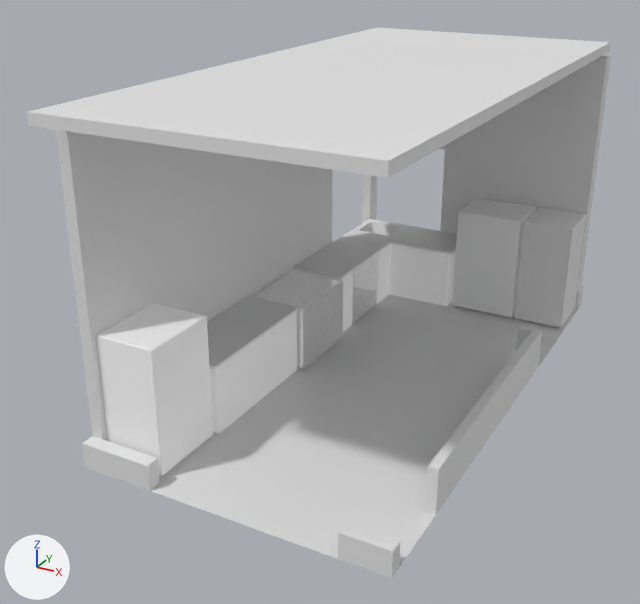
Two versions of the Blender file kitchen09.blend, one commit apart.
Rendered twice from a 50 mm lens placed at (11.8, -25.4, 15.1), pointed at (-1.2, -1.7, 3.3). Every picture has the same lights, and +X, +Y and +Z are marked at lower left.

Names of what the first picture shows: 'Backshelf', 'Cabinet 1', 'Ceiling', 'Counter1', 'Counter2', 'Dishwasher', 'Range', 'Refrigerator', 'Shelves', 'Sink Cabinets', 'Walls'.
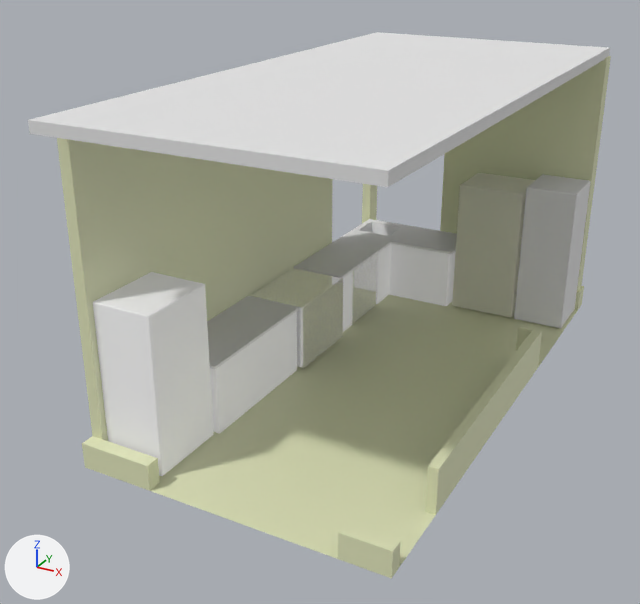
Diff of the bpy script that builds the scene:
```diff
--- a/kitchen09.blend.py
+++ b/kitchen09.blend.py
@@ mat_walls @@
+mat_walls = principled_material('walls')
+mat_walls.base_color = (0.77, 0.8, 0.511)  # yellow #e3e7bd
@@ me_plane @@
 me_plane.from_pydata(...)  # 136 vertices, 149 faces, 3 loose edges; spans x -5.0..5.0, y -7.3..7.8, z 0.0..10.2
-me_plane.materials.append(mat_material_002)  # white #e7e7e7
+me_plane.materials.append(mat_walls)  # yellow #e3e7bd
@@ me_cube_004 @@
 me_cube_004.from_pydata(...)  # 8 vertices, 6 faces; spans x -1.0..1.0, y -1.0..1.0, z -0.93..3.18
 # used by ob_cabinet_1; location = (-3.6, -7.35, 1.0); scale = (1.0, 1.3, 1.0)
+# me_cube_004 part 1: the whole mesh is scaled about its middle by (1, 1.3, 1.25), then moved by (-3.6, -7.35, 1.37)
 me_cube_004.materials.append(mat_cabinets)
@@ ob_cabinet_1 @@
 ob_cabinet_1 = bpy.data.objects.new('Cabinet 1', me_cube_004)
-ob_cabinet_1.location = (-3.6, -7.35, 1.0)
-ob_cabinet_1.scale = (1.0, 1.3, 1.0)
+ob_cabinet_1.location = (0.0, 0.0, 0.14)
 _m = ob_cabinet_1.modifiers.new('Bevel', 'BEVEL')
@@ ob_refrigerator @@
 ob_refrigerator = bpy.data.objects.new('Refrigerator', me_cube_006)
-ob_refrigerator.location = (1.59, 8.06, 1.0)
-ob_refrigerator.scale = (1.28, 1.07, 1.0)
+ob_refrigerator.location = (1.59, 8.06, 1.24)
+ob_refrigerator.scale = (1.28, 1.07, 1.27)
 _m = ob_refrigerator.modifiers.new('Bevel', 'BEVEL')
@@ ob_backshelf @@
 ob_backshelf = bpy.data.objects.new('Backshelf', me_cube_009)
-ob_backshelf.location = (3.93, 8.06, 1.0)
-ob_backshelf.scale = (0.964, 1.07, 1.0)
+ob_backshelf.location = (3.93, 8.06, 1.28)
+ob_backshelf.scale = (0.964, 1.07, 1.34)
 _m = ob_backshelf.modifiers.new('Bevel', 'BEVEL')
@@ ob_ceiling @@
 ob_ceiling = bpy.data.objects.new('Ceiling', me_cube)
-ob_ceiling.location = (0.0, 0.0, 11.25)
+ob_ceiling.location = (0.0, 0.0, 11.06)
```

Pixel boxes [x1, y1, x2, y2] of what changed, in the pictures (640 x 604 px):
'Walls', recoloured (white to yellow)
    both: [56, 56, 611, 578]
'Ceiling', moved
    before: [27, 28, 611, 178]
    after: [28, 32, 610, 187]
'Cabinet 1', moved, rescaled (18% taller)
    before: [97, 303, 213, 476]
    after: [93, 272, 214, 476]
'Refrigerator', moved, rescaled (22% taller)
    before: [452, 198, 536, 317]
    after: [452, 173, 535, 318]
'Backshelf', moved, rescaled (7% wider, 28% taller)
    before: [514, 207, 586, 328]
    after: [514, 174, 591, 329]
